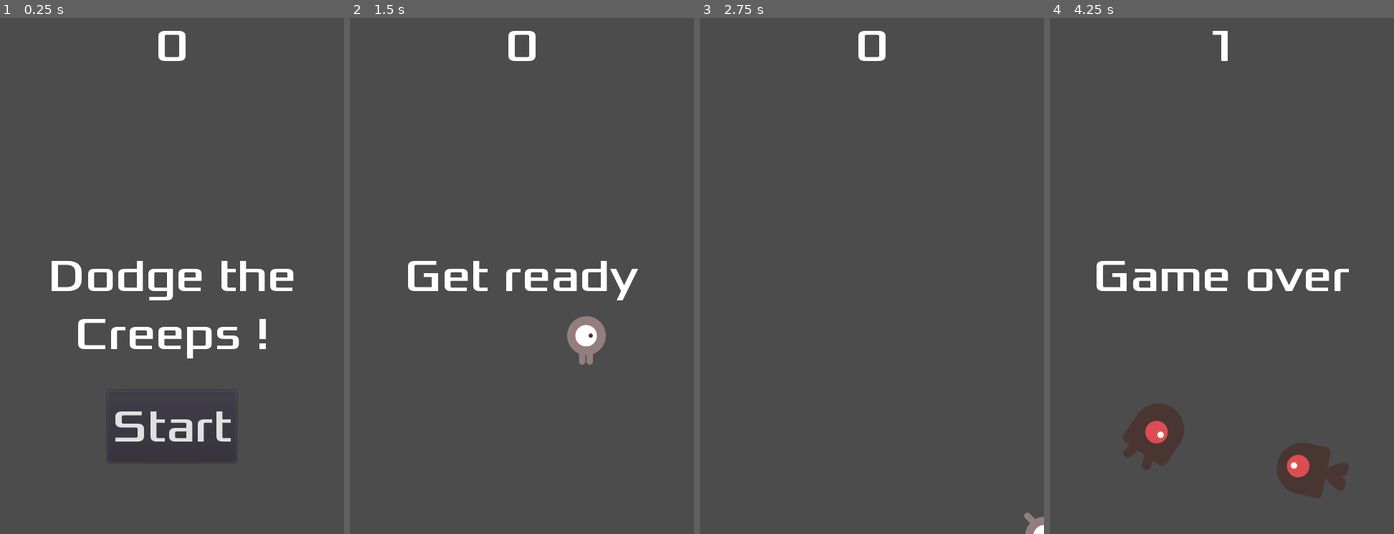
Above: before the commit, frames 1-4 (left to right).
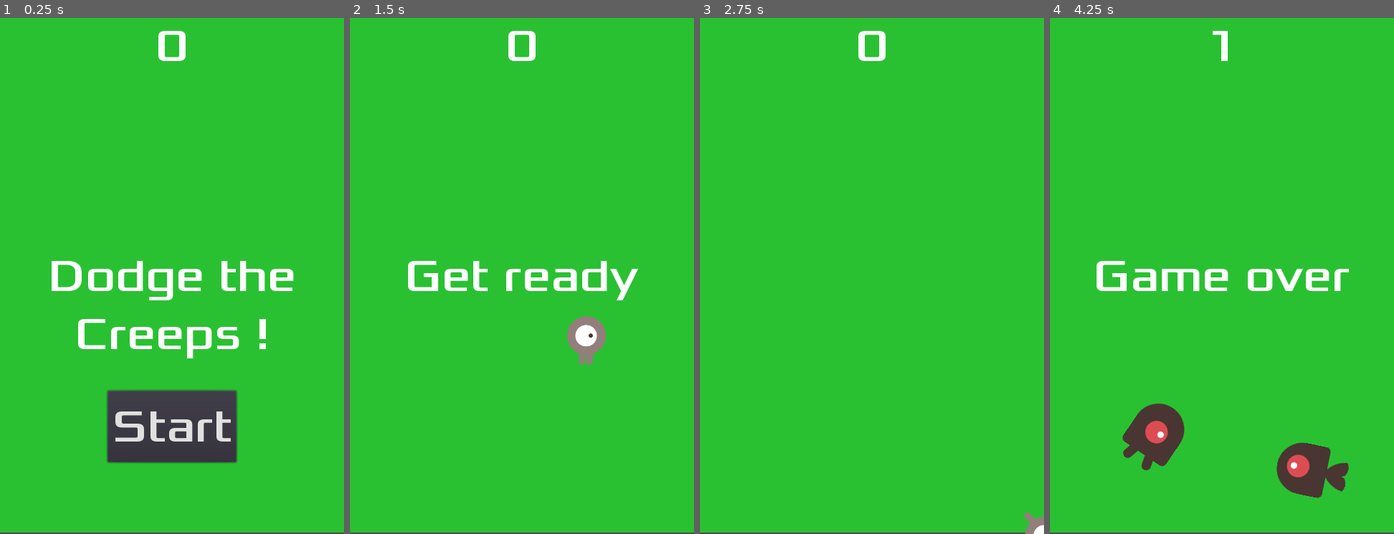
Above: after the commit, the same moments.

Repository: EnzoGalarza/entregas-idv-galarza-enzo
Game: Godot game, scene res://Main.tscn
Same seed, same stepped clock (60 frames per second), same inputs: the game is played once before the commit and once after it.
Inputs:
- Up to frame 1 (0.25 s): no input
- Up to frame 2 (1.5 s): click "Start" at 0.5 s; tap Enter (start_game, bound only after the commit) at 1.25, 1.35 s; hold Right (move_right) from 1.28 s (still down)
- Up to frame 3 (2.75 s): release Right (move_right) at 2.03 s; hold Down (move_down) from 2.03 s (still down); tap Enter (start_game, bound only after the commit) at 2.1 s
- Up to frame 4 (4.25 s): release Down (move_down) at 2.78 s; hold Right (move_right) 2.78-3.53 s; tap Enter (start_game, bound only after the commit) at 2.85, 3.6 s; hold W (move_up) from 3.53 s (still down)

The runs differ from the first frame. In frame 1, 92% of the frame differs, in the area x 0-100%, y 0-100%; in frame 2, 97%; in frame 3, 99%; in frame 4, 95%.

Commit message:
Agrego sonidos, musica y ultimos cambios

Diff:
--- a/entrega-1-extra-galarza-enzo/HUD.tscn
+++ b/entrega-1-extra-galarza-enzo/HUD.tscn
@@ -6,6 +6,12 @@
 [sub_resource type="DynamicFont" id=1]
 size = 64
 font_data = ExtResource( 2 )
+
+[sub_resource type="InputEventAction" id=2]
+action = "start_game"
+
+[sub_resource type="ShortCut" id=3]
+shortcut = SubResource( 2 )
 
 [node name="HUD" type="CanvasLayer"]
 script = ExtResource( 1 )
@@ -38,6 +44,7 @@
 margin_right = 90.0
 margin_bottom = -100.0
 custom_fonts/font = SubResource( 1 )
+shortcut = SubResource( 3 )
 text = "Start"
 
 [node name="MessageTimer" type="Timer" parent="."]
--- a/entrega-1-extra-galarza-enzo/Main.gd
+++ b/entrega-1-extra-galarza-enzo/Main.gd
@@ -11,6 +11,8 @@
 	$ScoreTimer.stop()
 	$MobTimer.stop()
 	$HUD.show_game_over()
+	$Music.stop()
+	$DeathSound.play()
 
 func new_game():
 	score = 0
@@ -19,6 +21,7 @@
 	$HUD.update_score(score)
 	$HUD.show_message("Get ready")
 	get_tree().call_group("mobs","queue_free")
+	$Music.play()
 
 
 func _on_ScoreTimer_timeout():
--- a/entrega-1-extra-galarza-enzo/Main.tscn
+++ b/entrega-1-extra-galarza-enzo/Main.tscn
@@ -1,9 +1,11 @@
-[gd_scene load_steps=6 format=2]
+[gd_scene load_steps=8 format=2]
 
 [ext_resource path="res://Main.gd" type="Script" id=1]
 [ext_resource path="res://Mob.tscn" type="PackedScene" id=2]
 [ext_resource path="res://Player.tscn" type="PackedScene" id=3]
 [ext_resource path="res://HUD.tscn" type="PackedScene" id=4]
+[ext_resource path="res://art/gameover.wav" type="AudioStream" id=5]
+[ext_resource path="res://art/House In a Forest Loop.ogg" type="AudioStream" id=6]
 
 [sub_resource type="Curve2D" id=1]
 _data = {
@@ -13,6 +15,11 @@
 [node name="Main" type="Node"]
 script = ExtResource( 1 )
 mob_scene = ExtResource( 2 )
+
+[node name="ColorRect" type="ColorRect" parent="."]
+margin_right = 480.0
+margin_bottom = 718.0
+color = Color( 0.164706, 0.760784, 0.2, 1 )
 
 [node name="Player" parent="." instance=ExtResource( 3 )]
 
@@ -35,6 +42,12 @@
 
 [node name="HUD" parent="." instance=ExtResource( 4 )]
 
+[node name="Music" type="AudioStreamPlayer2D" parent="."]
+stream = ExtResource( 6 )
+
+[node name="DeathSound" type="AudioStreamPlayer2D" parent="."]
+stream = ExtResource( 5 )
+
 [connection signal="hit" from="Player" to="." method="game_over"]
 [connection signal="timeout" from="MobTimer" to="." method="_on_MobTimer_timeout"]
 [connection signal="timeout" from="ScoreTimer" to="." method="_on_ScoreTimer_timeout"]
--- a/entrega-1-extra-galarza-enzo/project.godot
+++ b/entrega-1-extra-galarza-enzo/project.godot
@@ -47,6 +47,12 @@
 , Object(InputEventKey,"resource_local_to_scene":false,"resource_name":"","device":0,"alt":false,"shift":false,"control":false,"meta":false,"command":false,"pressed":false,"scancode":0,"physical_scancode":16777232,"unicode":0,"echo":false,"script":null)
  ]
 }
+start_game={
+"deadzone": 0.5,
+"events": [ Object(InputEventKey,"resource_local_to_scene":false,"resource_name":"","device":0,"alt":false,"shift":false,"control":false,"meta":false,"command":false,"pressed":false,"scancode":0,"physical_scancode":16777221,"unicode":0,"echo":false,"script":null)
+, Object(InputEventKey,"resource_local_to_scene":false,"resource_name":"","device":0,"alt":false,"shift":false,"control":false,"meta":false,"command":false,"pressed":false,"scancode":0,"physical_scancode":32,"unicode":0,"echo":false,"script":null)
+ ]
+}
 
 [physics]
 
Not shown: 1 places in entrega-1-extra-galarza-enzo/HUD.tscn that only renumber resources
